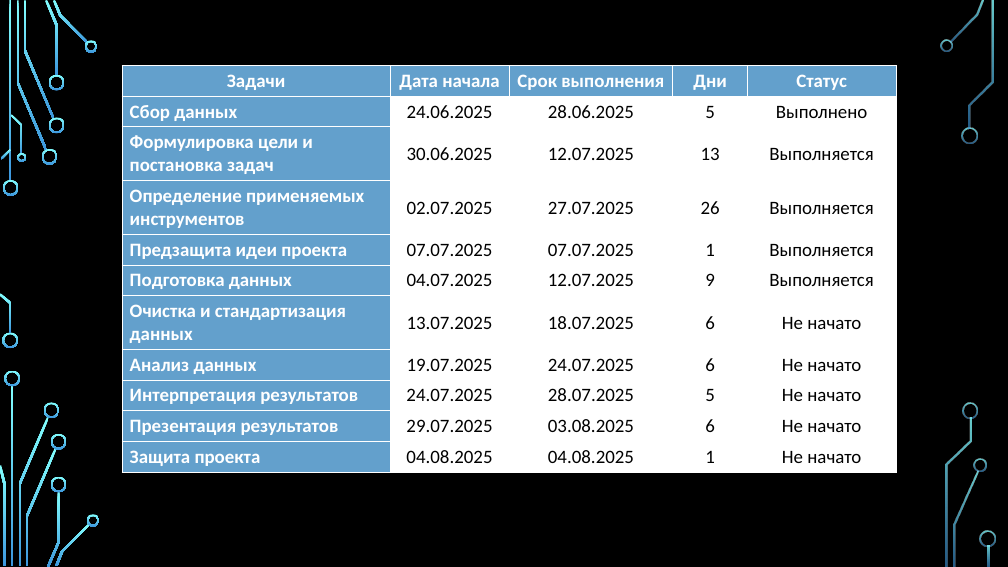
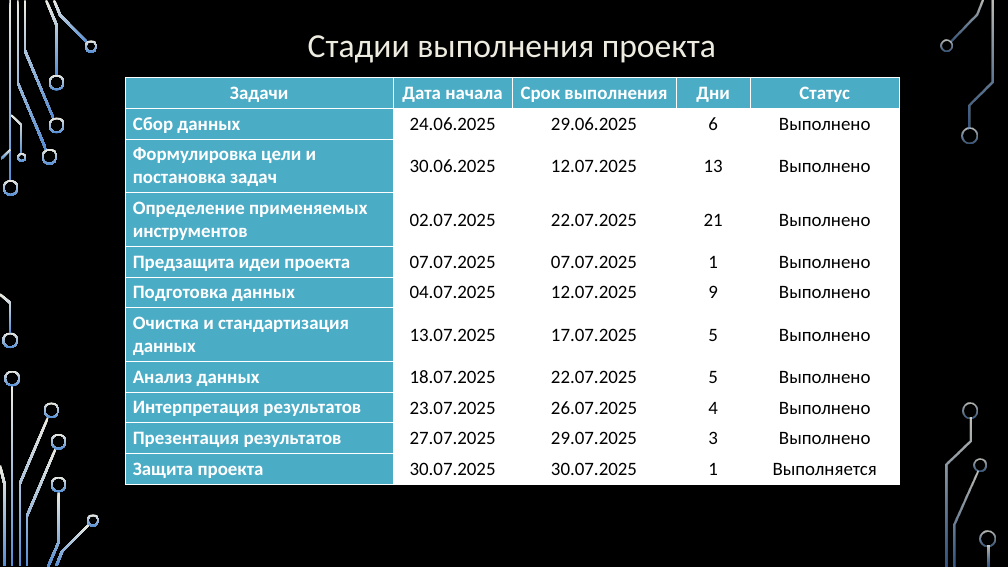
Before and after one commit to Paskored/Data-Analyst-Project_Kashtanov, a slide deck: slide 6 of Итоговая Презентация/Презентация 1.pptx (slide 4 before the commit). Drawn at 1008x567 pixels with LibreOffice and Linux fonts; fonts in the diff are those of the drawing; background and template pictures are left out. Boxes give left, top, right and bottom in pixels: in the first picture for what was removed or moved away, otherwise in the second. Text is boxed around its words. In the diff, an @@ line names an element or a change of style, - is before the commit and + after.

```diff
--- a/Итоговая Презентация/Презентация 1.pptx
+++ b/Итоговая Презентация/Презентация 1.pptx
@@ fill gradient #82FFFF to #3D97DE to gradient #EEECE1 to #558ED5 in 36 elements at [3, 180, 19, 196], [2, 333, 18, 349], [17, 1, 47, 150], [42, 149, 57, 165], [23, 1, 54, 119], [45, 0, 58, 76], [48, 117, 64, 133], [48, 75, 64, 91], [53, 0, 88, 44], [85, 40, 98, 52], [1, 149, 11, 160], [0, 293, 11, 333], [11, 114, 23, 154], [17, 153, 26, 162], [11, 386, 14, 566], [18, 417, 48, 566], [5, 371, 20, 386], [0, 465, 5, 566], [44, 402, 60, 418], [26, 448, 57, 566], [47, 492, 60, 567], [51, 434, 67, 450], [51, 476, 67, 492], [55, 523, 90, 566], [87, 514, 100, 526], [950, 0, 985, 42], [940, 39, 953, 52], [962, 127, 978, 143], [954, 471, 979, 566], [974, 459, 987, 472], [969, 1, 994, 129], [963, 402, 979, 418], [946, 417, 972, 566], [980, 531, 996, 547], [988, 545, 990, 566], [9, 1, 11, 181] @@
@@ text added at [308, 35, 716, 63], 32 pt, text #EEECE1 @@
+Стадии выполнения проекта
@@ table at [126, 78, 899, 482] @@
-row 2, column 3: 28.06.2025
+row 2, column 3: 29.06.2025
-row 2, column 4: 5
+row 2, column 4: 6
-row 3, column 5: Выполняется
+row 3, column 5: Выполнено
-row 4: Определение применяемых инструментов | 02.07.2025 | 27.07.2025 | 26 | Выполняется
+row 4: Определение применяемых инструментов | 02.07.2025 | 22.07.2025 | 21 | Выполнено
-row 5, column 5: Выполняется
+row 5, column 5: Выполнено
-row 6, column 5: Выполняется
+row 6, column 5: Выполнено
-row 7: Очистка и стандартизация данных | 13.07.2025 | 18.07.2025 | 6 | Не начато
+row 7: Очистка и стандартизация данных | 13.07.2025 | 17.07.2025 | 5 | Выполнено
-row 8: Анализ данных | 19.07.2025 | 24.07.2025 | 6 | Не начато
+row 8: Анализ данных | 18.07.2025 | 22.07.2025 | 5 | Выполнено
-row 9: Интерпретация результатов | 24.07.2025 | 28.07.2025 | 5 | Не начато
+row 9: Интерпретация результатов | 23.07.2025 | 26.07.2025 | 4 | Выполнено
-row 10: Презентация результатов | 29.07.2025 | 03.08.2025 | 6 | Не начато
+row 10: Презентация результатов | 27.07.2025 | 29.07.2025 | 3 | Выполнено
-row 11: Защита проекта | 04.08.2025 | 04.08.2025 | 1 | Не начато
+row 11: Защита проекта | 30.07.2025 | 30.07.2025 | 1 | Выполняется
@@ fill #63A0CC to #4BACC6 in 15 cells @@
@@ table: place and size @@
-table at [123, 66, 896, 470]
+table at [126, 78, 899, 482]
```
Also in this commit, not shown: 2 other slides changed, 20 slides added, 2 slides removed, 2 other files.
